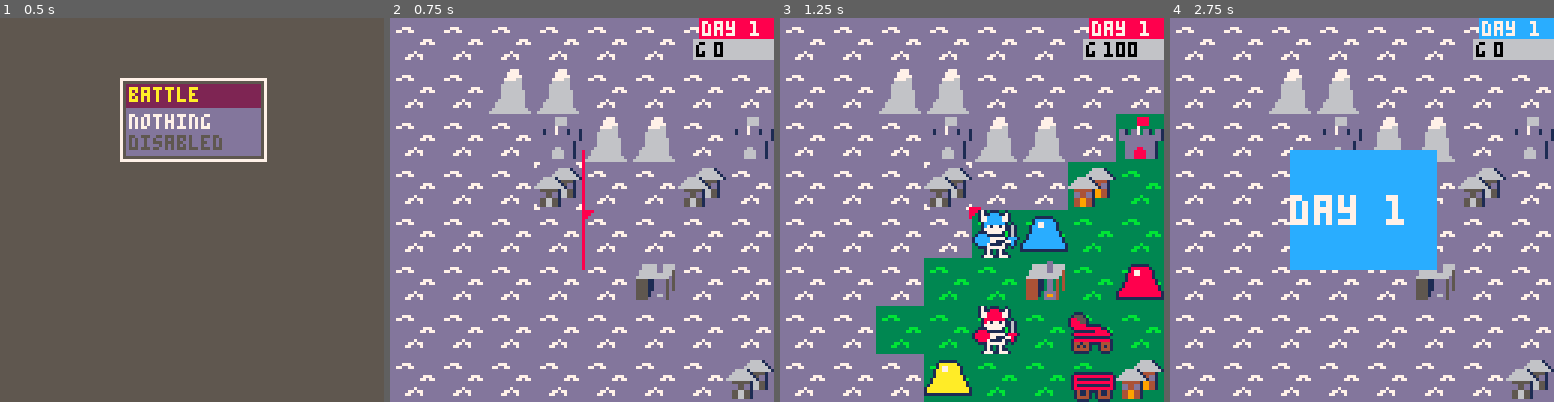
Above: before the commit, frames 1-4 (left to right).
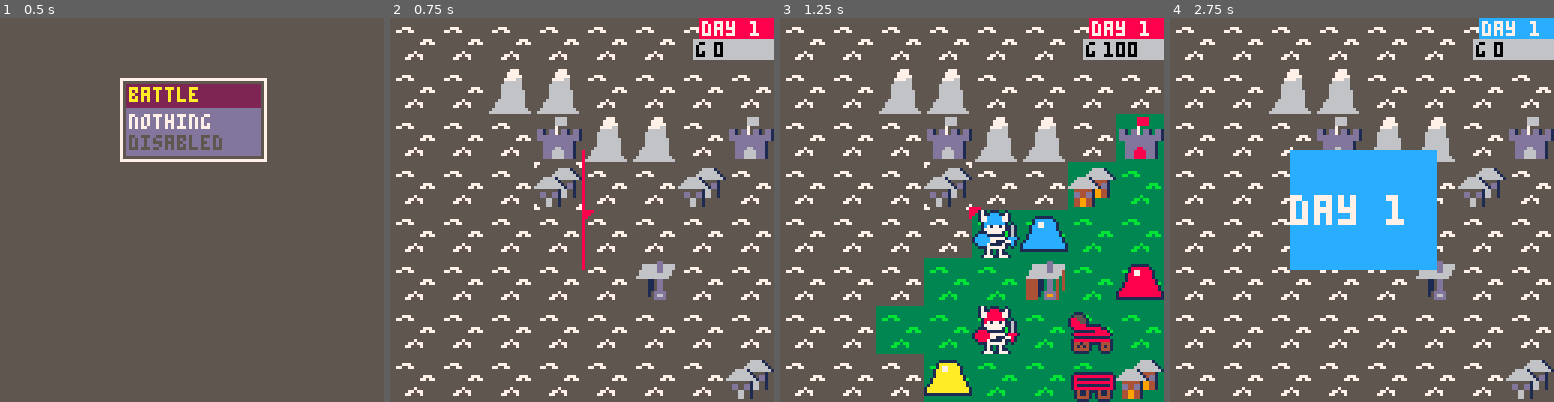
Above: after the commit, the same moments.

Repository: Cuttleshock/PICO-8-projects
Game: PICO-8 cartridge wars.p8
The game is run twice, just before and just after one commit, with the same random seed, the same clock (stepped at 60 frames per second) and the same inputs.
Inputs:
- Up to frame 1 (0.5 s): tap X (X key) at 0.33 s
- Up to frame 2 (0.75 s): tap O (Z key) at 0.7 s
- Up to frame 3 (1.25 s): tap X (X key) at 1.07 s
- Up to frame 4 (2.75 s): hold Right 1.6-2.1 s; tap O (Z key) at 1.7, 2.1, 2.5 s; tap X (X key) at 1.85 s; hold Up 2.15-2.42 s; hold Right from 2.47 s (still down)

Frame 1 is identical in both runs. In frame 2, 83% of the frame differs, in the area x 0-100%, y 0-100%; in frame 3, 53%; in frame 4, 73%.

Commit message:
Make ground tiles explicitly grassy green; remove cls() calls

Diff:
--- a/wars.p8
+++ b/wars.p8
@@ -1046,7 +1046,6 @@
 
 function draw_map()
 	if fog then
-		cls(13)
 		-- greyscale - taken from PICO docs
 		pal({1,1,5,5,5,6,7,13,6,7,7,6,13,6,7,1})
 		map()
@@ -1062,7 +1061,6 @@
 			end
 		end
 	else
-		cls(3)
 		map()
 	end
 end
@@ -1386,22 +1384,22 @@
 000000000000000000000000000000000000000011111111111111111111111111111111001117777710010000001710171000000ffffff7777f000000000000
 000000000000000000000000700000000000000700000000000000000000000000000000000017101711000000001710171100000000000ffff0000000000000
 00000000000000000000000077000000000000770000000000000000000000000000000000017771177710000001777117771000000000000000000000000000
-00000000000000000000000000000000000000000000000000000000000000000000000000000000000000000000000000000000000000000000000000000000
-000000000000000077700000000000000000000000000000000000000000000666600000000000000dd000000011100000000000000000000000000000000000
-000000000000000777700000000000000000000000000000666610000000000666600000000066666dd666600155510000000000001110000000000000000000
-0000000000000007777700000000bbb00000000000000006666661000000000666600000000066666dd666601885551000000000015551000000000000000000
-00000000000000777766000000bb00bb0000000000000066666666100000000700000000000666666dd666401888551000000000188555100000000000000000
-000000000000006666660000000000000000000000066661666666610dd10dd70dd10dd100066666666666401888881110000000188855100000000000000000
-000000000000066666660000000000000000000000666666144441000dd10dd70dd10dd100666666666660400188888881100000188888111110000000000000
-00000000000006666666000000000000000bbb0006666666614dd1000dddddddddddddd1004444110dd040400011118888811000018888888881100000000000
-0000000000000666666660000000000000bb0bb066666666661dd1000dddddddddddddd1004444110dd040400011111118888100001111111888810000000000
-00000000000006666666600000000000000000000044444419944100000dddddddddd100004444110dd040400188888888888810018888888888881000000000
-000000000000066666666000000000000000000000dd44dd19944100000dddddddddd100004444110dd040400011111111111100001111111111110000000000
-00000000000066666666600000000000b000000000dd44dd19944100000dddd66dddd10000444410dddd40000188888888888810018888888888881000000000
-000000000006666666666000000000bb0bb000000044994410000000000ddd6666ddd10000444410d99d40000141114111114100014414411114441000000000
-00000000000666666666600000000bb000b000000044994410000000000ddd6666ddd10000444400dddd40000144144100141410014141410014141000000000
-00000000006666666666660000000000000000000044994410000000000ddd6666ddd10000000000000000000014441000014100014444410014441000000000
-00000000066666666666666000000000000000000000000000000000000000000000000000000000000000000001110000001000001111100001110000000000
+00000000333333333333333333333333333333333333333333333333333333333333333333333333333333330000000000000000000000000000000000000000
+000000003333333377733333333333333333333333333333333333333333333666633333333333333dd333330011100000000000000000000000000000000000
+000000003333333777733333333333333333333333333333666613333333333666633333333366666dd666630155510000000000001110000000000000000000
+0000000033333337777733333333bbb33333333333333336666661333333333666633333333366666dd666631885551000000000015551000000000000000000
+00000000333333777766333333bb33bb3333333333333366666666133333333733333333333666666dd666431888551000000000188555100000000000000000
+000000003333336666663333333333333333333333366661666666613dd13dd73dd13dd133366666666666431888881110000000188855100000000000000000
+000000003333366666663333333333333333333333666666144441333dd13dd73dd13dd133666666666663430188888881100000188888111110000000000000
+00000000333336666666333333333333333bbb3336666666614dd1333dddddddddddddd1334444113dd343430011118888811000018888888881100000000000
+0000000033333666666663333333333333bb3bb366666666661dd1333dddddddddddddd1334444113dd343430011111118888100001111111888810000000000
+00000000333336666666633333333333333333333344444419944133333dddddddddd133334444113dd343430188888888888810018888888888881000000000
+000000003333366666666333333333333333333333dd44dd19944133333dddddddddd133334444113dd343430011111111111100001111111111110000000000
+00000000333366666666633333333333b333333333dd44dd19944133333dddd66dddd13333444413dddd43330188888888888810018888888888881000000000
+000000003336666666666333333333bb3bb333333344994413333333333ddd6666ddd13333444413d99d43330141114111114100014414411114441000000000
+00000000333666666666633333333bb333b333333344994413333333333ddd6666ddd13333444433dddd43330144144100141410014141410014141000000000
+00000000336666666666663333333333333333333344994413333333333ddd6666ddd13333333333333333330014441000014100014444410014441000000000
+00000000366666666666666333333333333333333333333333333333333333333333333333333333333333330001110000001000001111100001110000000000
 00000000000000000000000000000000000000000000000000000000000000000000000000000000000000000000000000000000000000000000000000000000
 00000000000000000000000000000000000000000000000000000000000000000000000000000000000000000000000000000000000000000000000000000000
 00000000000000000000000000000000000000000000000000000000000000000000000000000000000000000000000000000000000000000000000000000000
